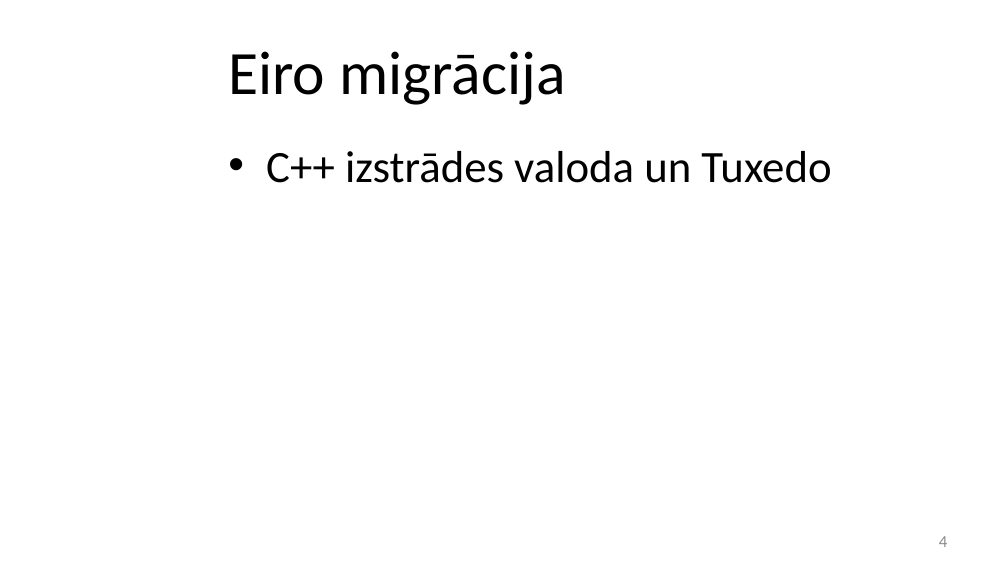
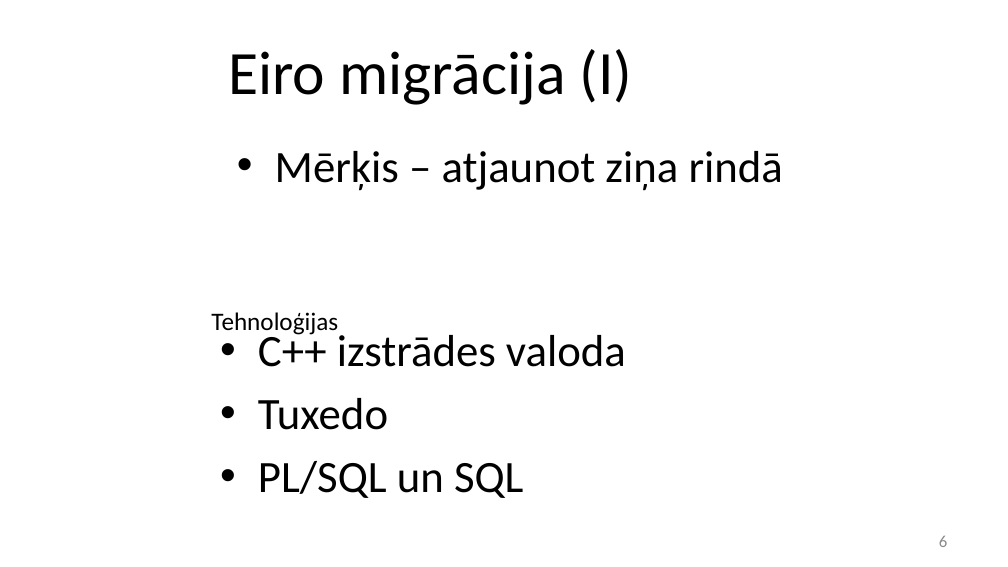
Before and after one commit to stabone/lore-parit, a slide deck: slide 6 of prezentacija.pptx (slide 4 before the commit). Drawn at 1008x567 pixels with LibreOffice and Linux fonts; fonts in the diff are those of the drawing; background and template pictures are left out. Boxes give left, top, right and bottom in pixels: in the first picture for what was removed or moved away, otherwise in the second. Text is boxed around its words. In the diff, an @@ line names an element or a change of style, - is before the commit and + after.

```diff
--- a/prezentacija.pptx
+++ b/prezentacija.pptx
@@ title at (x1=228, y1=49, x2=633, y2=105): text changed @@
-Eiro migrācija
+Eiro migrācija (I)
@@ text added at (x1=275, y1=151, x2=783, y2=191), 32 pt, text #000000 @@
+• Mērķis – atjaunot ziņa rindā
@@ text added at (x1=211, y1=312, x2=338, y2=335), 18 pt, text #000000 @@
+Tehnoloģijas
@@ text at (x1=258, y1=329, x2=626, y2=498): text changed @@
-• C++ izstrādes valoda un Tuxedo
+• C++ izstrādes valoda
+• Tuxedo
+• PL/SQL un SQL
@@ page number at (x1=939, y1=536, x2=947, y2=547): text changed @@
-4
+6
```
Also in this commit, not shown: 8 other slides changed, 15 slides added.
